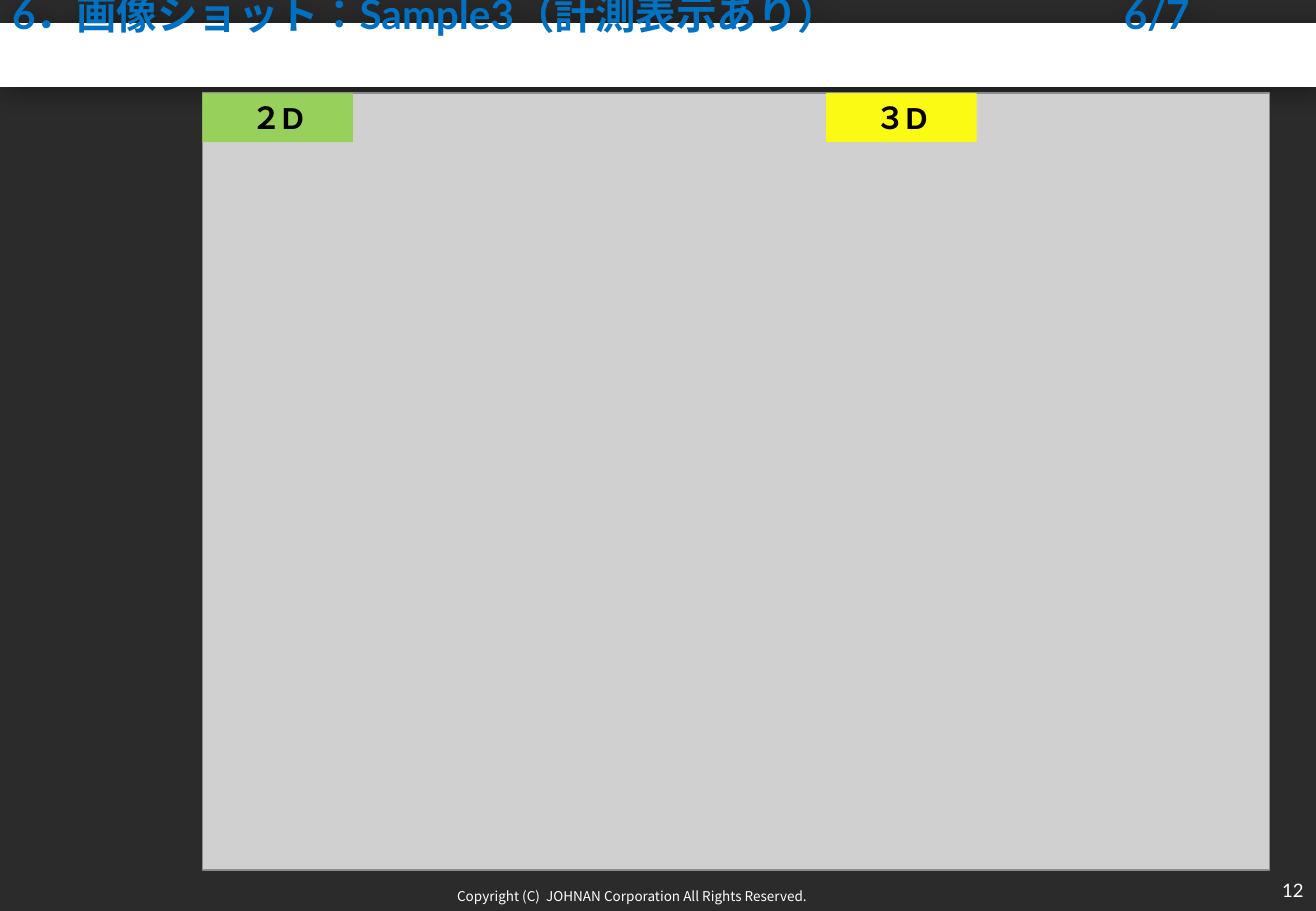
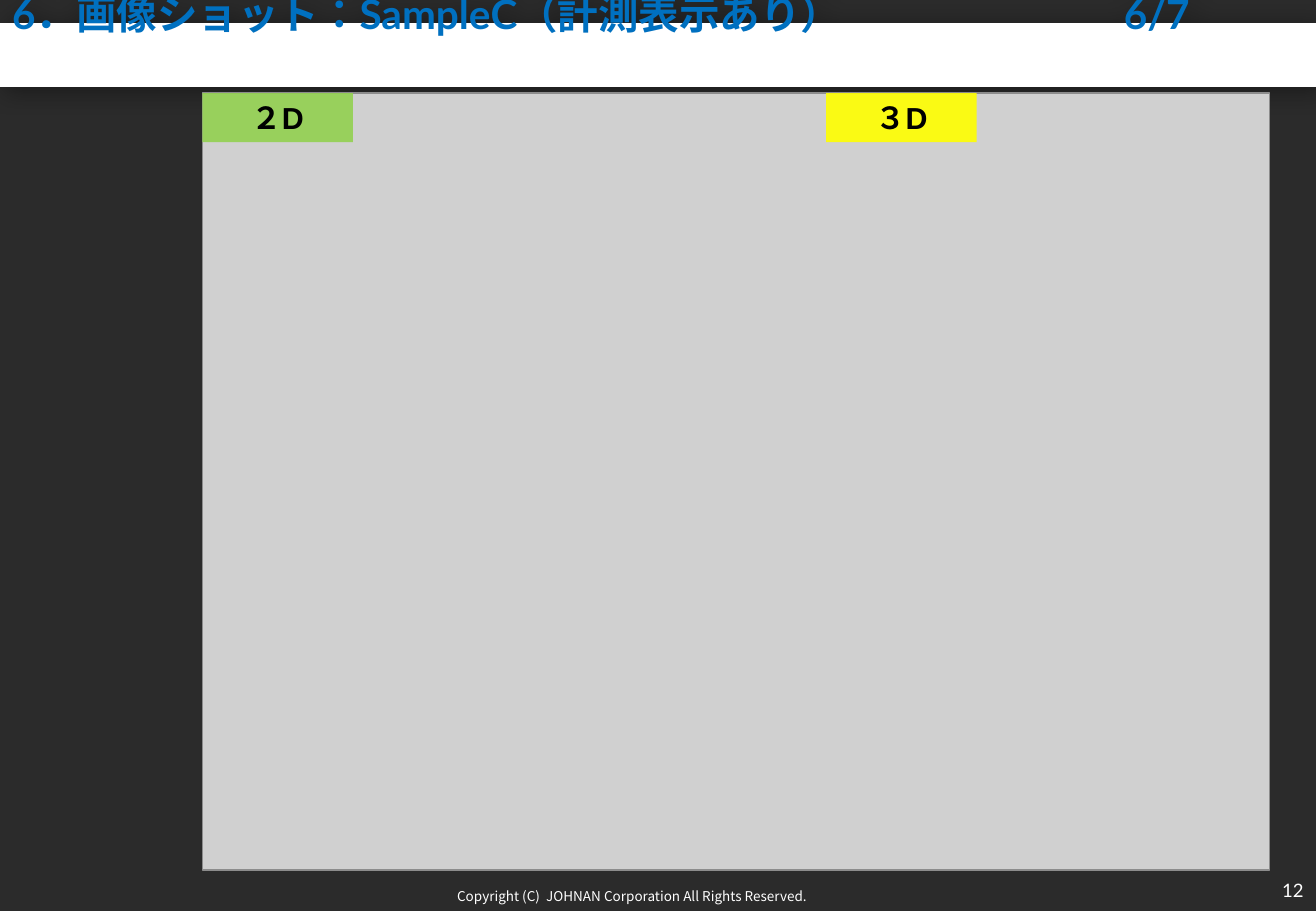
Before and after one commit to ichi123x/make_new_report, a slide deck: slide 13 of 新規_撮影報告書.pptx. Drawn at 1316x911 pixels with LibreOffice and Linux fonts; fonts in the diff are those of the drawing; grey boxes stand for pictures; background and template pictures are left out; a plain dark background stands for a picture behind light text. Boxes give left, top, right and bottom in pixels: in the first picture for what was removed or moved away, otherwise in the second. Text is boxed around its words. In the diff, an @@ line names an element or a change of style, - is before the commit and + after.

```diff
--- a/新規_撮影報告書.pptx
+++ b/新規_撮影報告書.pptx
@@ title at (x1=12, y1=0, x2=1190, y2=38): text changed @@
-6．画像ショット：Sample3（計測表示あり） 6/7
+6．画像ショット：SampleC（計測表示あり） 6/7
```
Also in this commit, not shown: 10 other slides changed, 3 other files.
